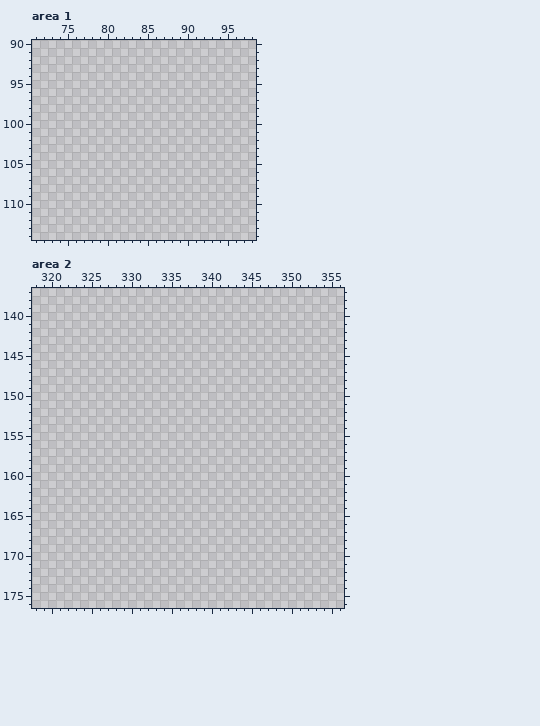
One commit to this pixel-art file: .aseprite/canvas.aseprite. Above: the version before the commit.
512x512 pixels, 1 frame. Pixels under 10% opacity are left out. Colours within 5 levels of each other are drawn and written as one. Shown: area 1: x 71..98, y 90..114; area 2: x 318..356, y 137..176.
Now the later version:
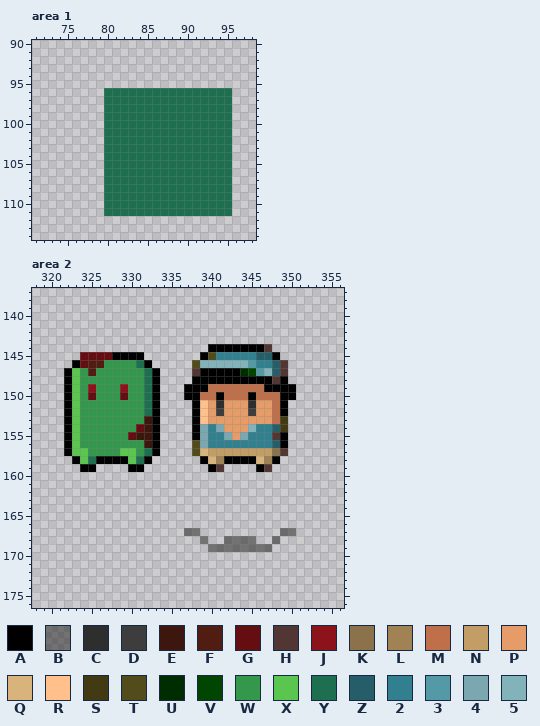
Palette (. is transparent): A #000000  B #1b1b1b83  C #2e2e2e  D #3d3d3d  E #3d160e  F #511d13  G #650e12  H #523633  J #8b1319  K #8c724a  L #a18255  M #bf6f4a  N #c29d65  P #e69c69  Q #d9b37c  R #ffc08c  S #423a13  T #524b1b  U #002d00  V #004500  W #33984b  X #5ac54f  Y #1e6f50  Z #255e69  2 #31808f  3 #549aa6  4 #7ba8b0  5 #82b2ba
Author's note on the commit: feat: tilemap + shadows
Difference:
layer "Npcs/Layer 1" added
layer "Tileset/tile" added
layer "Common/NpcShadow" added
--- area 1, layer "Tileset/tile"
@@ x 71..98 @@
  95 ............................
- 96 ............................
- 97 ............................
- 98 ............................
- 99 ............................
-100 ............................
-101 ............................
-102 ............................
-103 ............................
-104 ............................
-105 ............................
-106 ............................
-107 ............................
-108 ............................
-109 ............................
-110 ............................
-111 ............................
+ 96 .........YYYYYYYYYYYYYYYY...
+ 97 .........YYYYYYYYYYYYYYYY...
+ 98 .........YYYYYYYYYYYYYYYY...
+ 99 .........YYYYYYYYYYYYYYYY...
+100 .........YYYYYYYYYYYYYYYY...
+101 .........YYYYYYYYYYYYYYYY...
+102 .........YYYYYYYYYYYYYYYY...
+103 .........YYYYYYYYYYYYYYYY...
+104 .........YYYYYYYYYYYYYYYY...
+105 .........YYYYYYYYYYYYYYYY...
+106 .........YYYYYYYYYYYYYYYY...
+107 .........YYYYYYYYYYYYYYYY...
+108 .........YYYYYYYYYYYYYYYY...
+109 .........YYYYYYYYYYYYYYYY...
+110 .........YYYYYYYYYYYYYYYY...
+111 .........YYYYYYYYYYYYYYYY...
 112 ............................
--- area 2, layers "Common/NpcShadow", "Npcs/Layer 1"
@@ x 318..356 @@
 143 .......................................
-144 .......................................
-145 .......................................
-146 .......................................
-147 .......................................
-148 .......................................
-149 .......................................
-150 .......................................
-151 .......................................
-152 .......................................
-153 .......................................
-154 .......................................
-155 .......................................
-156 .......................................
-157 .......................................
-158 .......................................
-159 .......................................
+144 ......................AAAAAAAH.........
+145 ......GGGGAAAA.......AT22222ZZA........
+146 .....AGFFWWWWYA.....T555555322ZH.......
+147 ....AXWFWWWWWWYA....HAAAAAUV35ZH.......
+148 ....AXWWWWWWWWYA....AAAAAAAAAAHA.......
+149 ....AXWJWWWJWWYA...AAAMMMMMMMAAAA......
+150 ....AXWGWWWGWWYA...AAMMAMMMAMMMAA......
+151 ....AXWWWWWWWWYA....ARPCPPPCPPMA.......
+152 ....AXWWWWWWWWYA....ARPDPPPDPPMA.......
+153 ....AXWWWWWWWWEA....ARPPPPPPPPMS.......
+154 ....AXWWWWWWWGEA....A424PPP522ZS.......
+155 ....AXWWWWWWGEEA....A4224P4222HA.......
+156 ....AXWWWWWWWWEA....T422222222ZA.......
+157 ....AXXWWWWXXWYA....TQNNNNNNNNKH.......
+158 .....AXYAAAAXYA......AQLAAAAQLA........
+159 ......AA....AA........AH....AH.........
 160 .......................................
@@ x 335..352 @@
 166 ..................
-167 ..................
-168 ..................
-169 ..................
+167 ..BB..........BB..
+168 ....B..BBBB..B....
+169 .....BBBBBBBB.....
 170 ..................
Where, in picture pixels (left, top, right, bottom), the same in both pictures:
added: (104, 88, 232, 216)
added: (64, 344, 296, 472)
added: (184, 528, 296, 552)
